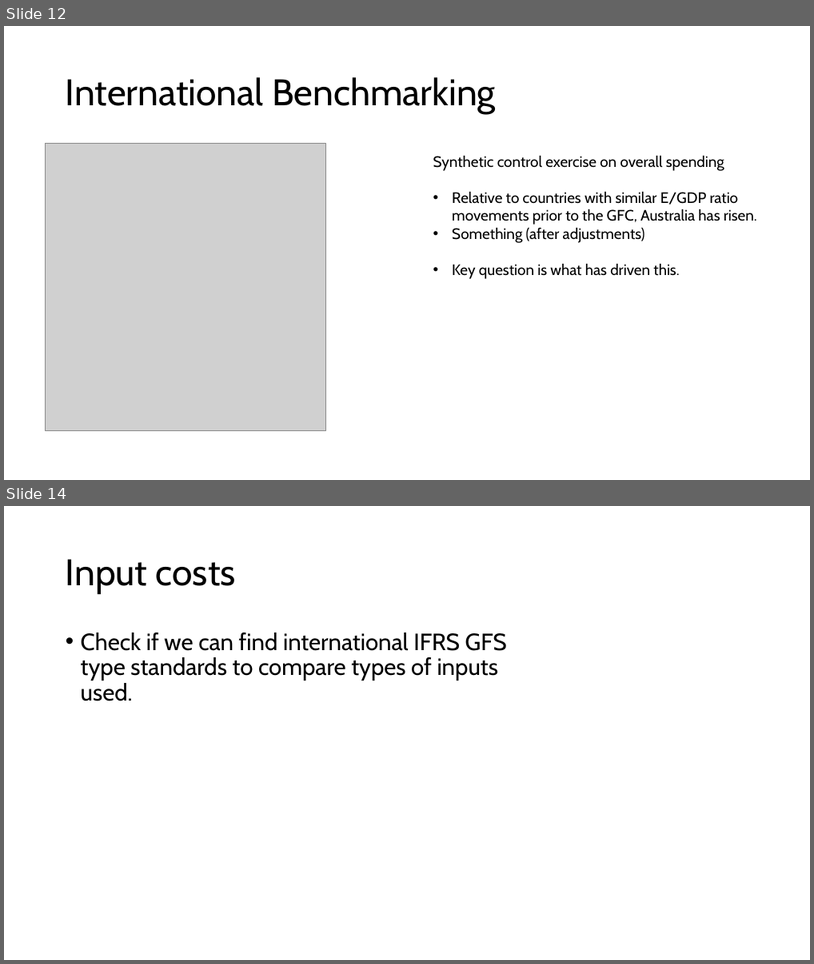
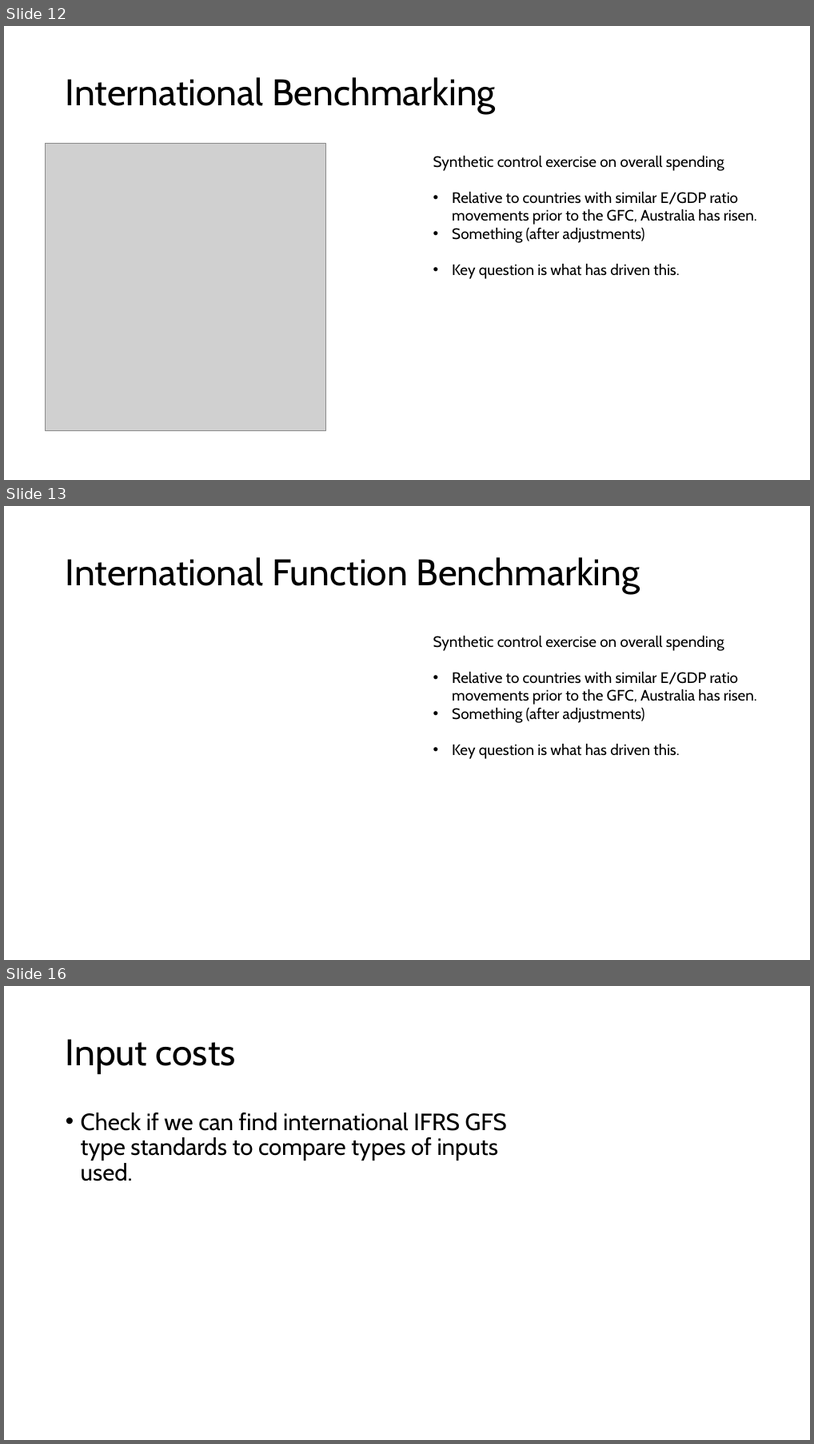
Before and after one commit to Zjub/TVHENZ, a slide deck: e61 Projects/Fiscal sustainability/OECD comparison/Initial external plans.pptx. Shown one above the other, each under a label of ours: slides 12 and 14 before the commit, slides 12, 13 and 16 after it; the slides between them are not shown. The pictures are 814x964 and 814x1444 pixels, drawn with LibreOffice and Linux fonts; fonts in the diff are those of the drawing; grey boxes stand for pictures. Boxes give left, top, right and bottom in pixels: in the first picture for what was removed or moved away, otherwise in the second. Text is boxed around its words. In the diff, an @@ line names an element or a change of style, - is before the commit and + after.

```diff
--- a/e61 Projects/Fiscal sustainability/OECD comparison/Initial external plans.pptx
+++ b/e61 Projects/Fiscal sustainability/OECD comparison/Initial external plans.pptx
@@ slide 13 added at bbox=[4, 506, 810, 960], background #FFFFFF @@
@@ title added at bbox=[66, 557, 640, 594], 44 pt, text #000000 @@
+International Function Benchmarking
@@ text added at bbox=[434, 635, 725, 651], 18 pt, text #000000 @@
+Synthetic control exercise on overall spending
@@ text added at bbox=[452, 671, 758, 759], 18 pt, text #000000 @@
+• Relative to countries with similar E/GDP ratio
+  movements prior to the GFC, Australia has risen.
+• Something (after adjustments)
+• Key question is what has driven this.
@@ what was slide 14 is now slide 16 @@
```
Also in this commit, not shown: 1 slide changed, 1 other slide added, 3 other files.
